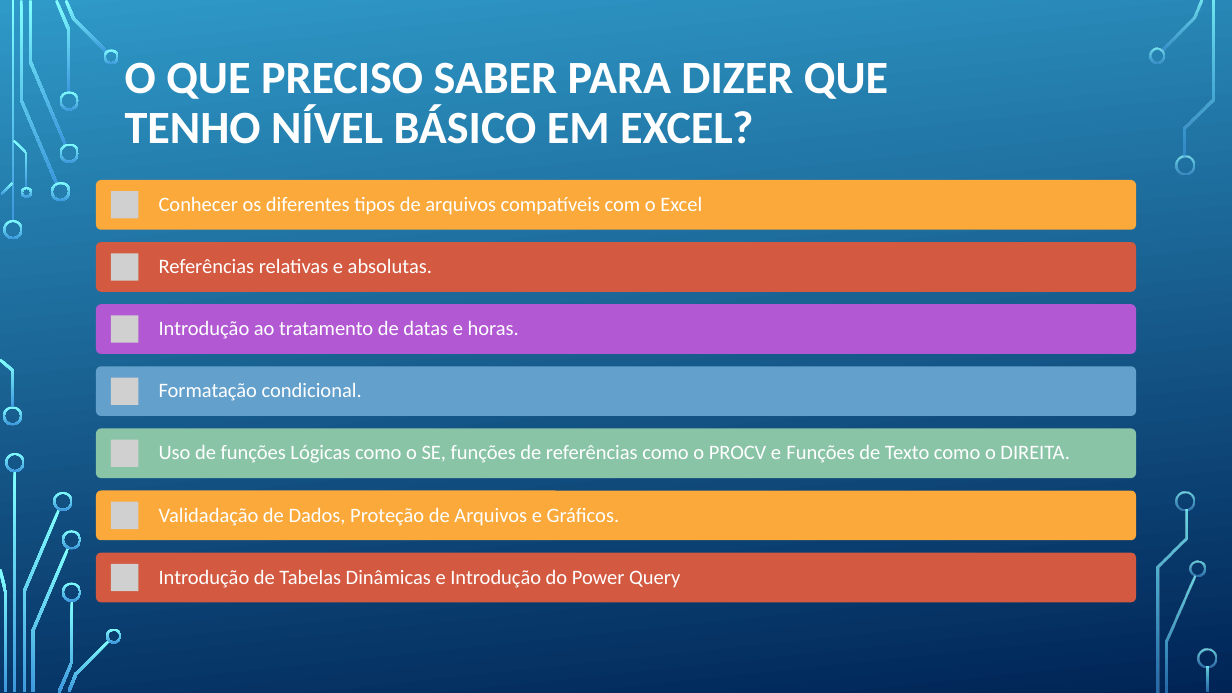
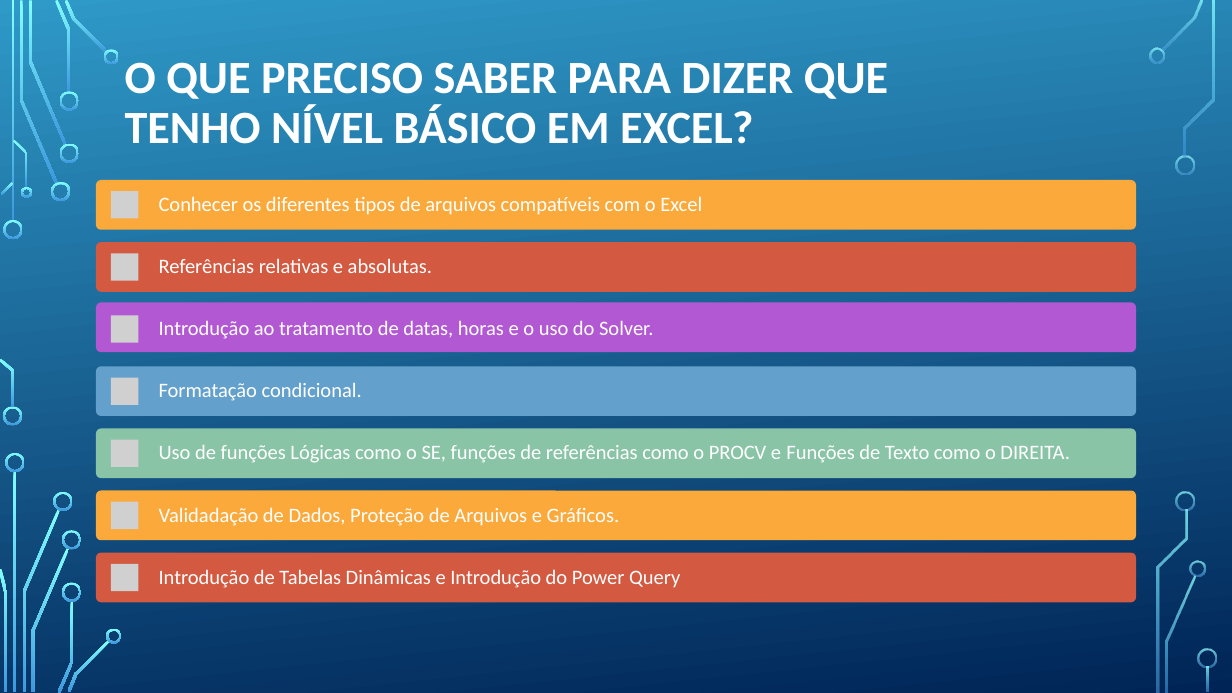
Before and after one commit to VitorKaviski/Curso_Kaviski_Excel_Basico_ao_Avancado, a slide deck: slide 3 of Curso Excel/Intermediário/Aula 1/Aula 1 - Excel/Curso Excel - Intermediário.pptx. Drawn at 1232x693 pixels with LibreOffice and Linux fonts; fonts in the diff are those of the drawing; grey boxes stand for pictures; background and template pictures are left out. Boxes give left, top, right and bottom in pixels: in the first picture for what was removed or moved away, otherwise in the second. Text is boxed around its words. In the diff, an @@ line names an element or a change of style, - is before the commit and + after.

```diff
--- a/Curso Excel/Intermediário/Aula 1/Aula 1 - Excel/Curso Excel - Intermediário.pptx
+++ b/Curso Excel/Intermediário/Aula 1/Aula 1 - Excel/Curso Excel - Intermediário.pptx
@@ text at [159, 320, 653, 339]: text changed @@
-Introdução ao tratamento de datas e horas.
+Introdução ao tratamento de datas, horas e o uso do Solver.
```
Also in this commit, not shown: 1 other slide changed, 7 slides added, 9 slides removed, 1 other file.
